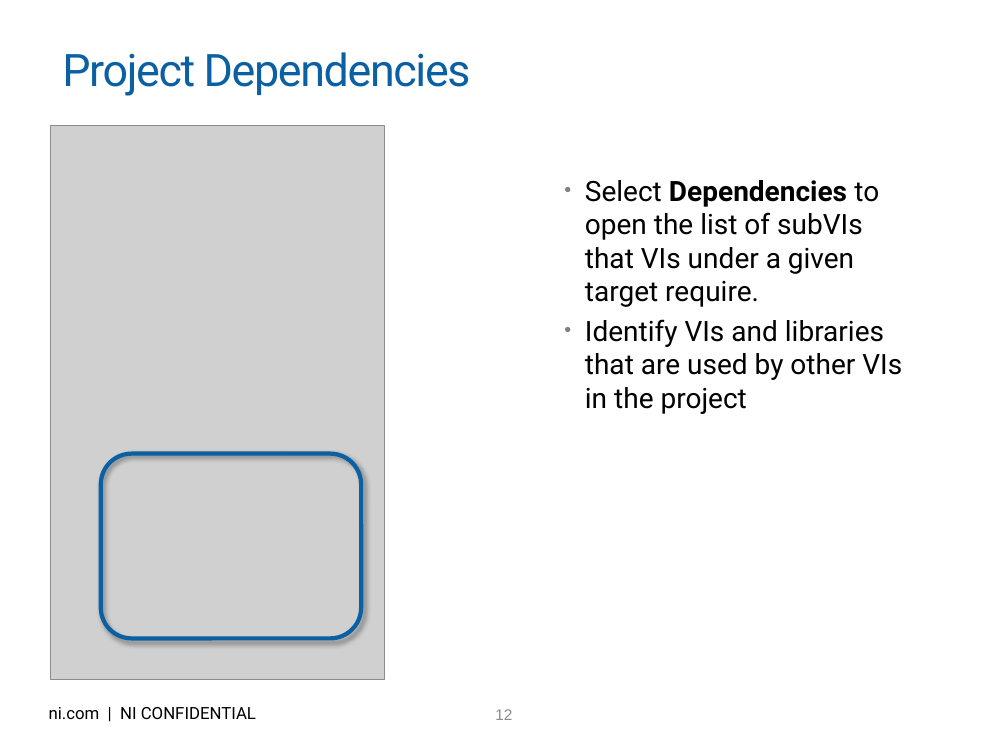
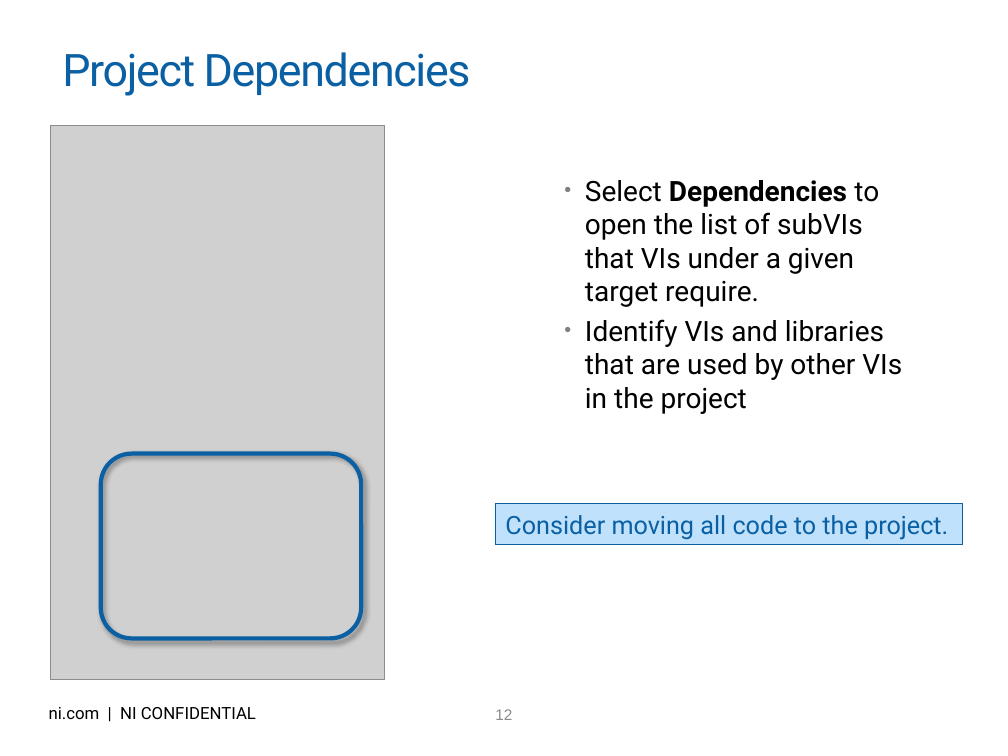
Before and after one commit to njhollenback/Presentations, a slide deck: slide 12 of LV for Advanced Apps - 10 Keys to Success.pptx. Drawn at 1008x756 pixels with LibreOffice and Linux fonts; fonts in the diff are those of the drawing; grey boxes stand for pictures; background and template pictures are left out. Boxes give left, top, right and bottom in pixels: in the first picture for what was removed or moved away, otherwise in the second. Text is boxed around its words. In the diff, an @@ line names an element or a change of style, - is before the commit and + after.

```diff
--- a/LV for Advanced Apps - 10 Keys to Success.pptx
+++ b/LV for Advanced Apps - 10 Keys to Success.pptx
@@ rectangle added at [496, 504, 964, 544], fill #BFE1FB, outline #0A60A3 0.75 pt, 18 pt, text #0A60A3 @@
+Consider moving all code to the project.
```
Also in this commit, not shown: 7 other slides changed, 4 slides added, 3 slides removed.
